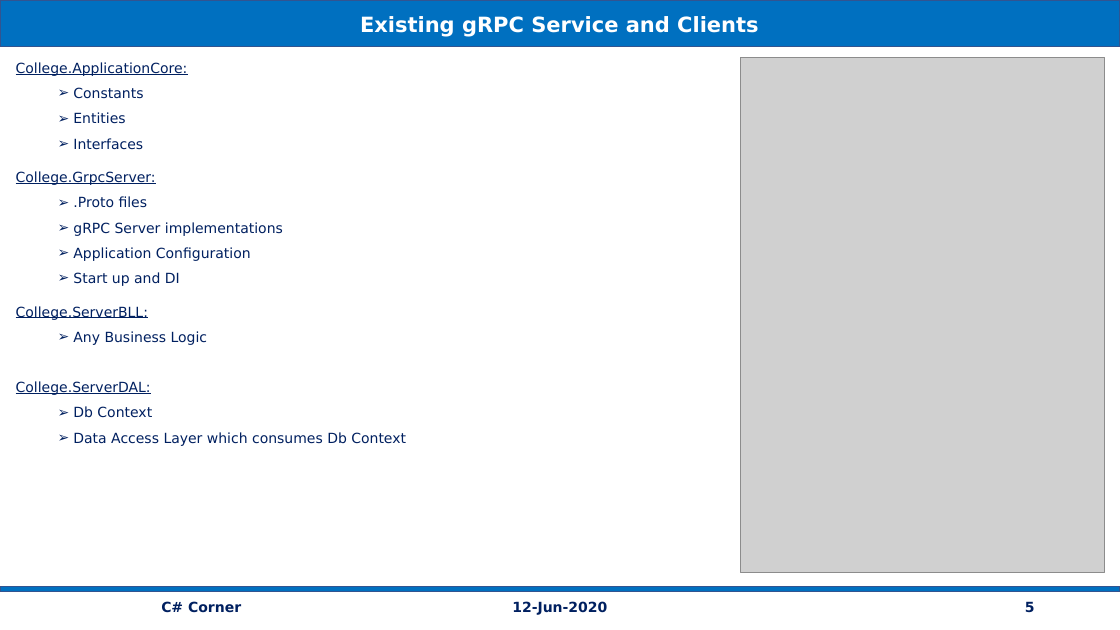
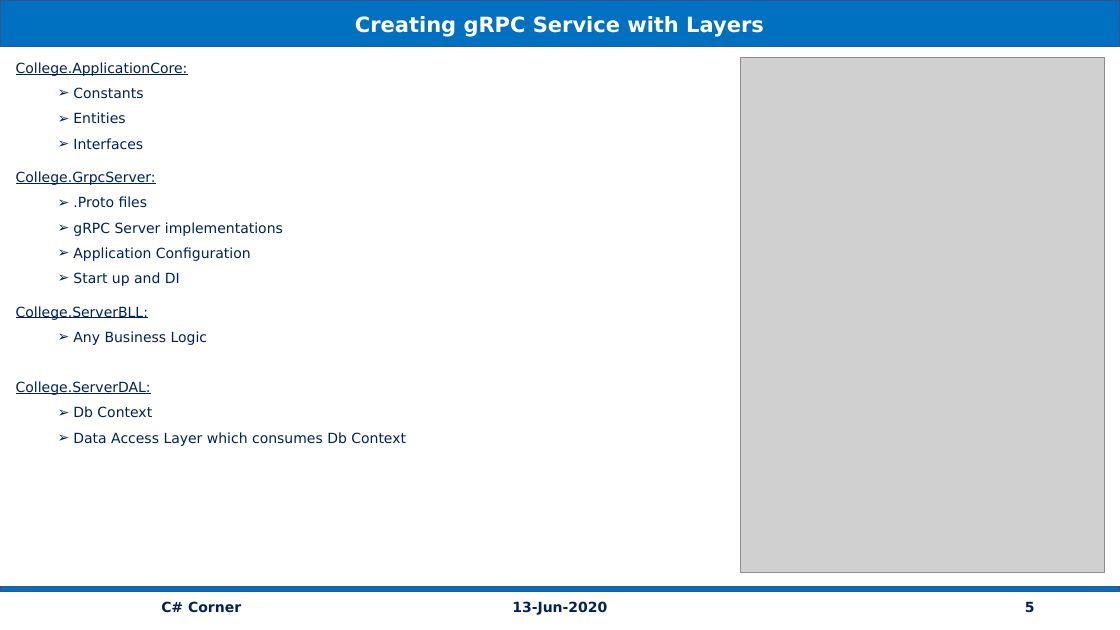
Before and after one commit to vishipayyallore/speaker_series_2021, a slide deck: slide 5 of CSharpCorner/gRPC_ASP.Net_EF3.x_Angular9_13Jun2020/Documentation/gRPC_Service_Efficient_MicroService.pptx. Drawn at 1120x630 pixels with LibreOffice and Linux fonts; fonts in the diff are those of the drawing; grey boxes stand for pictures. Boxes give left, top, right and bottom in pixels: in the first picture for what was removed or moved away, otherwise in the second. Text is boxed around its words. In the diff, an @@ line names an element or a change of style, - is before the commit and + after.

```diff
--- a/CSharpCorner/gRPC_ASP.Net_EF3.x_Angular9_13Jun2020/Documentation/gRPC_Service_Efficient_MicroService.pptx
+++ b/CSharpCorner/gRPC_ASP.Net_EF3.x_Angular9_13Jun2020/Documentation/gRPC_Service_Efficient_MicroService.pptx
@@ text in rectangle at [355, 16, 764, 37]: text changed @@
-Existing gRPC Service and Clients
+Creating gRPC Service with Layers
@@ text at [512, 601, 607, 615]: text changed @@
-12-Jun-2020
+13-Jun-2020
```
Also in this commit, not shown: 10 other slides changed, 7 slides added, 2 slides removed, 59 other files.
